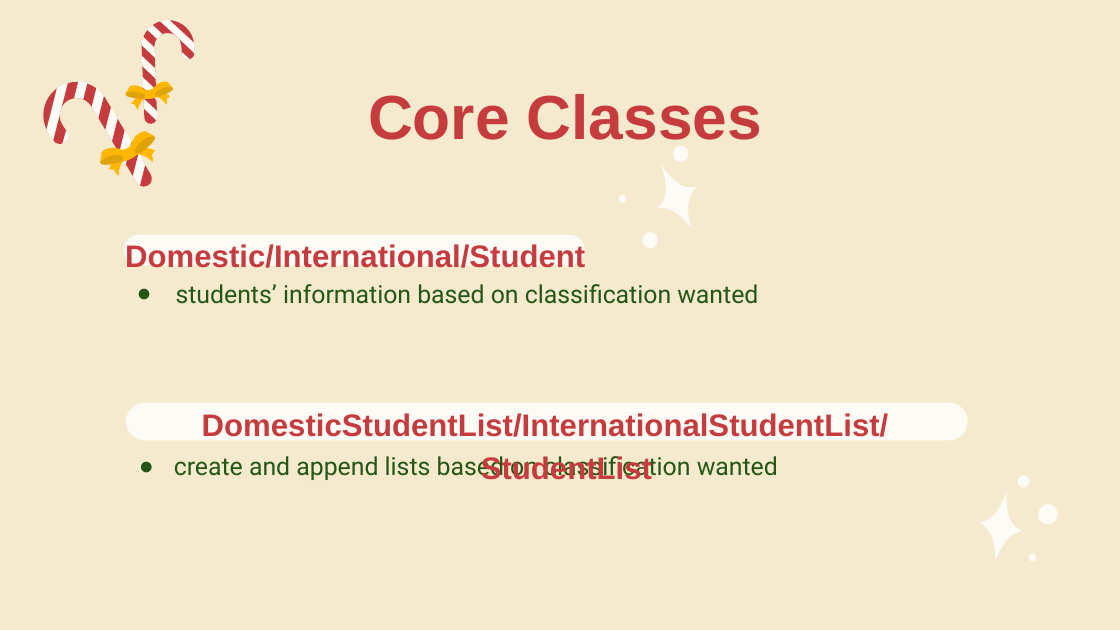
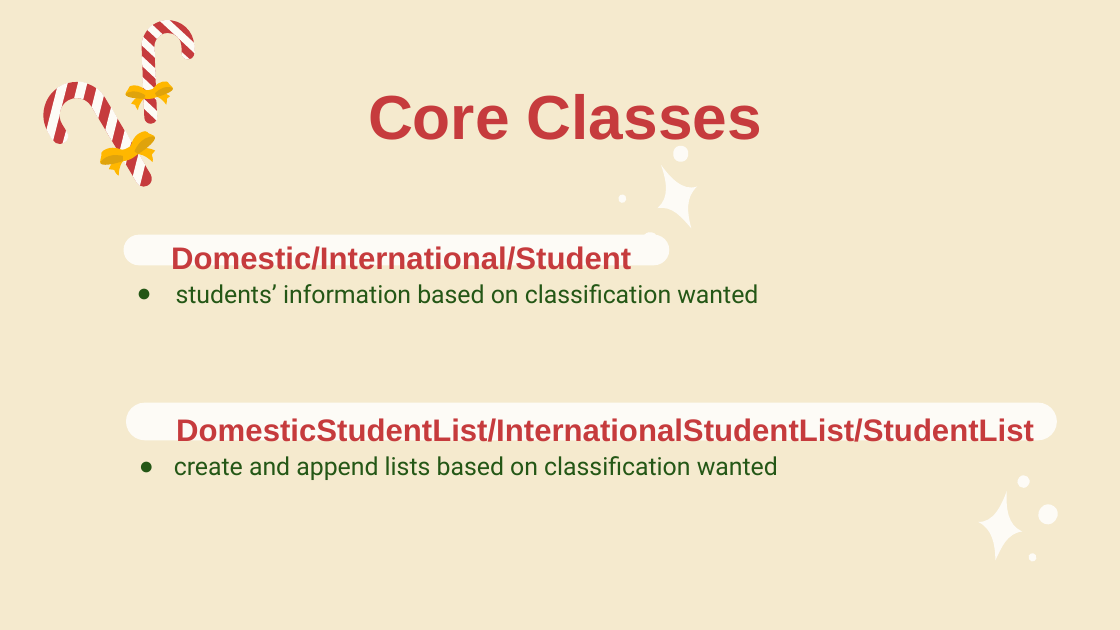
Before and after one commit to SatireSage/Admission-System, a slide deck: slide 6 of projFinal/proj.pptx. Drawn at 1120x630 pixels with LibreOffice and Linux fonts; fonts in the diff are those of the drawing. Boxes give left, top, right and bottom in pixels: in the first picture for what was removed or moved away, otherwise in the second. Text is boxed around its words. In the diff, an @@ line names an element or a change of style, - is before the commit and + after.

```diff
--- a/projFinal/proj.pptx
+++ b/projFinal/proj.pptx
@@ subtitle "Domestic/International/Student": place and size @@
-subtitle "Domestic/International/Student" at <box>125,244,585,268</box>
+subtitle "Domestic/International/Student" at <box>171,246,631,270</box>
@@ rounded rectangle: place and size @@
-rounded rectangle at <box>123,235,585,265</box>
+rounded rectangle at <box>123,235,669,265</box>
@@ subtitle "DomesticStudentList/InternationalStudentList/StudentList" rewrapped from <box>202,413,889,480</box> to <box>176,418,1034,442</box> @@
@@ rounded rectangle: place and size @@
-rounded rectangle at <box>127,402,969,440</box>
+rounded rectangle at <box>127,402,1057,440</box>
```
Also in this commit, not shown: 5 other slides changed, 2 other files.
